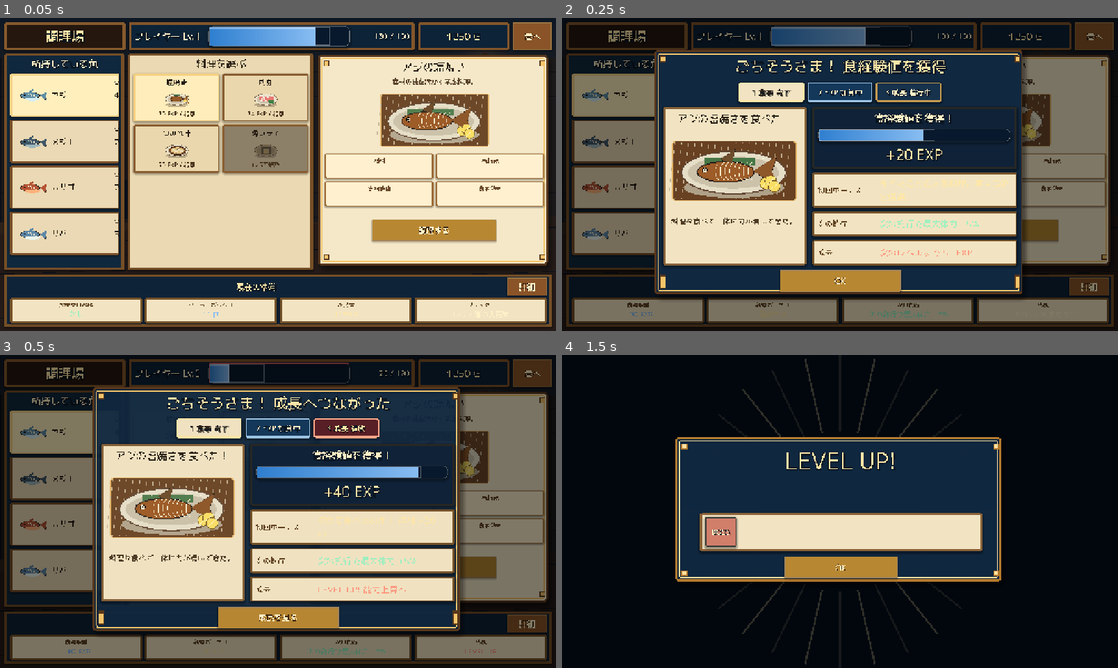
Above: before the commit, frames 1-4 (two rows, left to right).
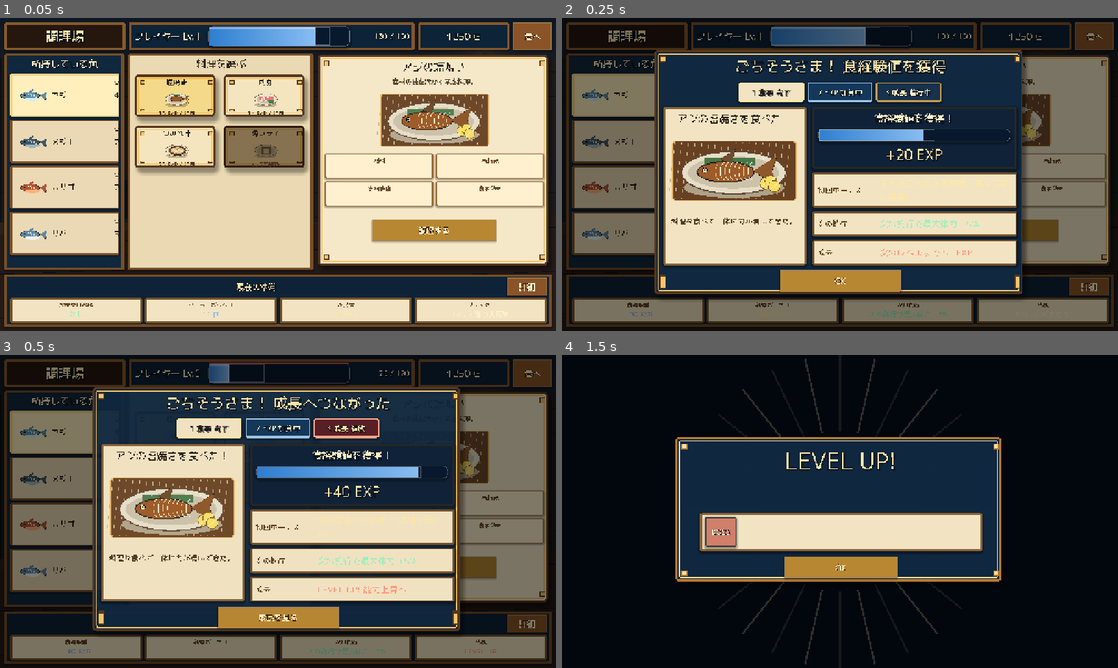
Above: after the commit, the same moments.

Repository: RYUKOU-OKUMURA/tsuri_quest_umi_mvp
Game: Godot game, scene res://tools/cooking_flow_smoke.tscn
Same seed, same stepped clock (60 frames per second), same inputs: the game is played once before the commit and once after it. This scene is started directly instead of the project's main scene.
Inputs (mouse positions are in pixels of both pictures, inside the frame that each line leads up to):
- Up to frame 1 (0.05 s): no input
- Up to frame 2 (0.25 s): no input
- Up to frame 3 (0.5 s): no input
- Up to frame 4 (1.5 s): click "港へ" at 0.5 s; tap Enter at 1.25 s; move the mouse to (962, 495) at 1.27 s; tap Shift at 1.35 s; click (962, 495) at 1.42 s

The runs differ from the first frame. In frame 1, 6.3% of the frame differs, in the area x 23-56%, y 17-50%; in frame 2, less than 0.1%; in frame 3, less than 0.1%; in frame 4, nothing differs.

Commit message:
Apply cooking recipe card frame

Diff:
--- a/src/ui/cooking_screen.gd
+++ b/src/ui/cooking_screen.gd
@@ -9,6 +9,7 @@
 const FISH_ICON_SHEET := "res://assets/showcase/cooking/fish_icon_sheet.png"
 const DISH_ICON_SHEET := "res://assets/showcase/cooking/dish_icon_sheet.png"
 const DISH_FEATURE_AJI := "res://assets/showcase/cooking/dish_feature_aji_shioyaki.png"
+const RECIPE_CARD_FRAME := "res://assets/showcase/cooking/recipe_card_frame.png"
 const DISH_DETAIL_FRAME := "res://assets/showcase/cooking/dish_detail_frame.png"
 
 const FISH_ICON_INDEX := {
@@ -488,14 +489,28 @@
 		var fill := Color("#ffedbb") if selected else Color("#ead7ad")
 		if locked:
 			fill = Color("#8c8069")
+		var border := Color("#f2c86d") if selected else Color("#7b5027")
+		var inner := Color("#fff6d4") if selected else Color("#c59a59")
+		var tint := Color.WHITE
+		if selected:
+			tint = Color("#fff1ba")
+		elif locked:
+			tint = Color(0.55, 0.50, 0.42, 1.0)
+		card.self_modulate = tint
 		card.add_theme_stylebox_override(
 			"panel",
-			_style_box(
-				fill,
-				Color("#f2c86d") if selected else Color("#7b5027"),
-				Color("#fff6d4") if selected else Color("#c59a59"),
-				4,
-				6
+			_texture_style_box(
+				RECIPE_CARD_FRAME,
+				28,
+				_style_box(
+					fill,
+					border,
+					inner,
+					4,
+					6
+				),
+				12.0,
+				8.0
 			)
 		)
 
Not shown, changed: docs/12_cooking_showcase_qa.md
